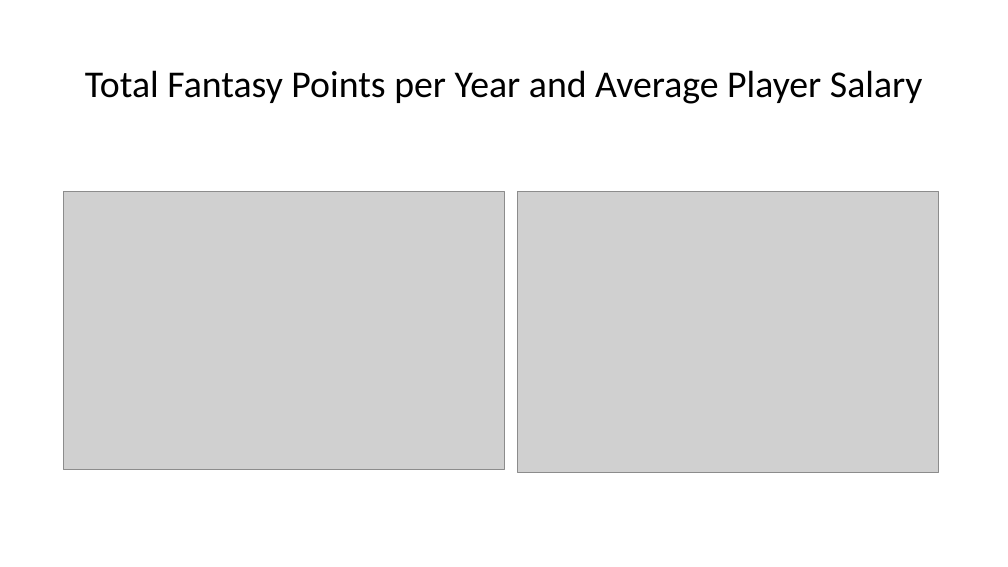
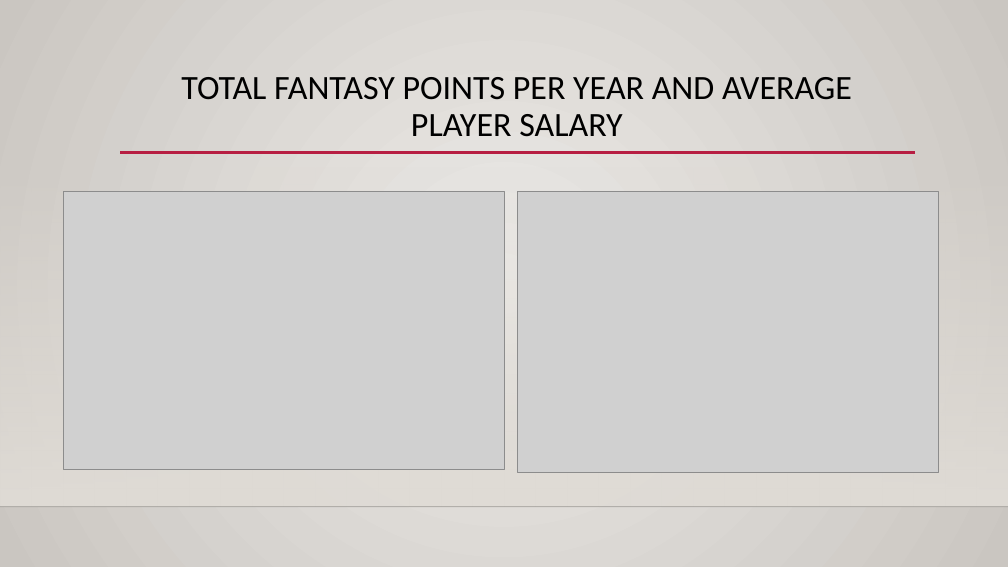
Before and after one commit to hjgoode3/NYCDSA_Python_Project, a slide deck: slide 8 of HG_Project_Presentation.pptx. Drawn at 1008x567 pixels with LibreOffice and Linux fonts; fonts in the diff are those of the drawing; grey boxes stand for pictures; background and template pictures are left out. Boxes give left, top, right and bottom in pixels: in the first picture for what was removed or moved away, otherwise in the second. Text is boxed around its words. In the diff, an @@ line names an element or a change of style, - is before the commit and + after.

```diff
--- a/HG_Project_Presentation.pptx
+++ b/HG_Project_Presentation.pptx
@@ background #FFFFFF to gradient #ECEAE7 to #CAC7C1 @@
@@ title "TOTAL FANTASY POINTS PER YEAR ..." at [181, 77, 852, 137]: vertical alignment middle to top @@
@@ title at [181, 77, 852, 137]: text changed; size 36 to 32.4 pt @@
-Total Fantasy Points per Year and Average Player Salary
+TOTAL FANTASY POINTS PER YEAR AND AVERAGE PLAYER SALARY
@@ rectangle added at [0, 167, 1008, 507], fill gradient #DFDBD5 @@
@@ line added from (120, 153) to (915, 153), #B71E42 2.5 pt @@
@@ line added from (0, 507) to (1008, 507), #000001 1 pt @@
```
Also in this commit, not shown: 11 other slides changed, 1 slide added, 1 slide removed, 5 other files.
